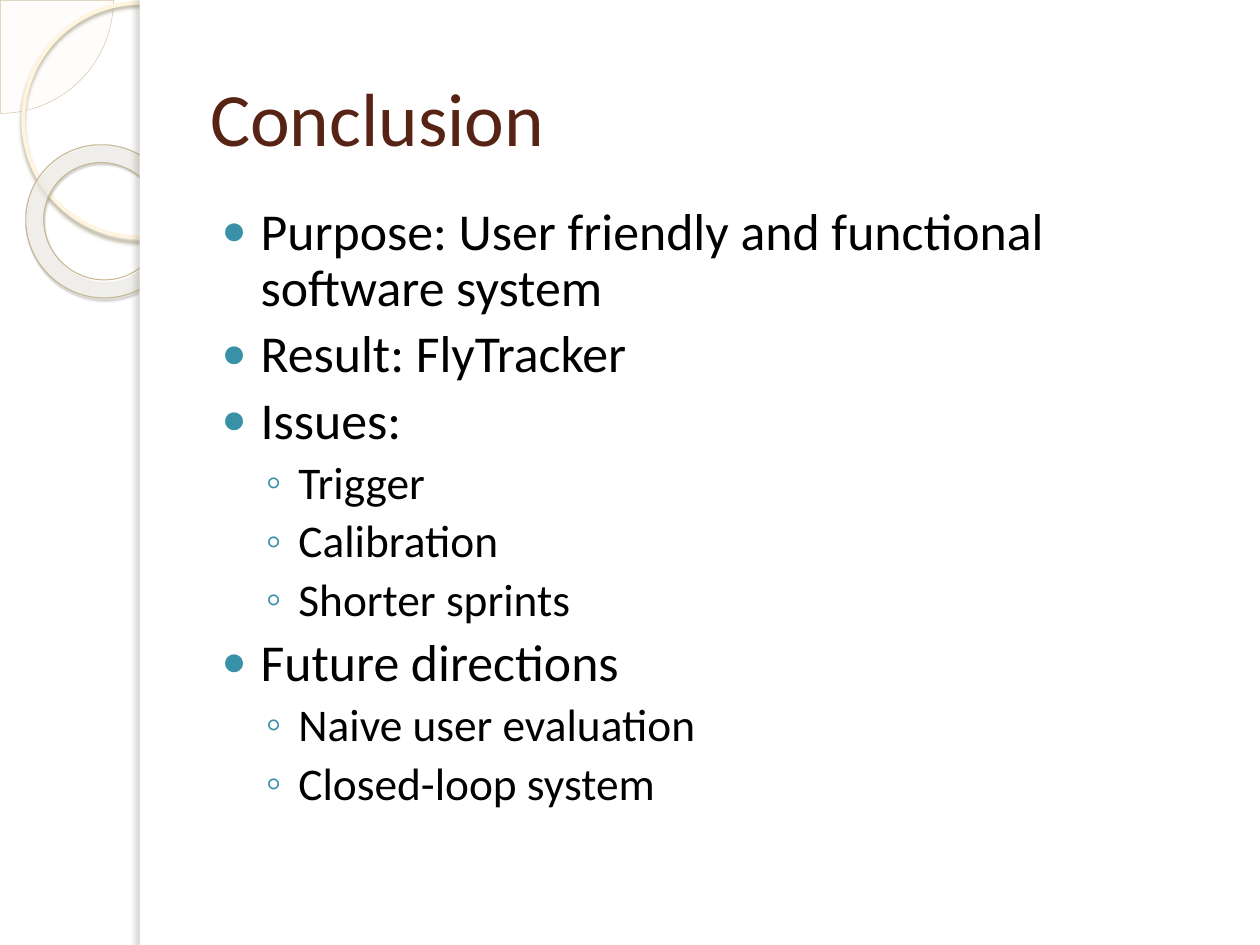
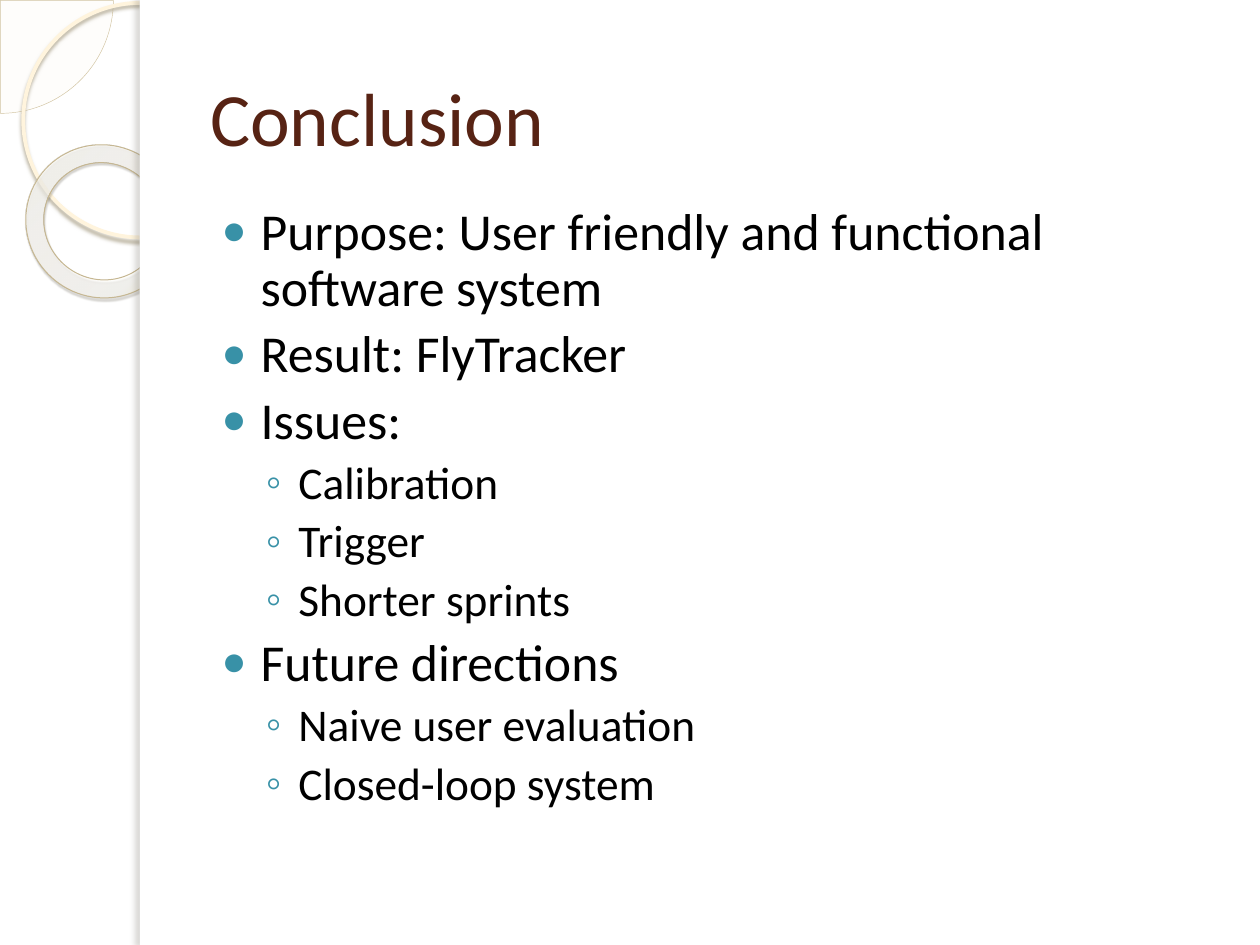
Before and after one commit to jakelamotta/master_thesis, a slide deck: slide 14 of presentations/presentation_1.pptx (slide 13 before the commit). Drawn at 1260x945 pixels with LibreOffice and Linux fonts; fonts in the diff are those of the drawing; background and template pictures are left out. Boxes give left, top, right and bottom in pixels: in the first picture for what was removed or moved away, otherwise in the second. Text is boxed around its words. In the diff, an @@ line names an element or a change of style, - is before the commit and + after.

```diff
--- a/presentations/presentation_1.pptx
+++ b/presentations/presentation_1.pptx
@@ text at box(298, 467, 498, 500): paragraph added @@
+  ◦ Calibration
@@ text at box(298, 525, 498, 558): paragraph removed @@
-  ◦ Calibration
```
Also in this commit, not shown: 4 other slides changed, 2 slides added, 1 slide removed.
